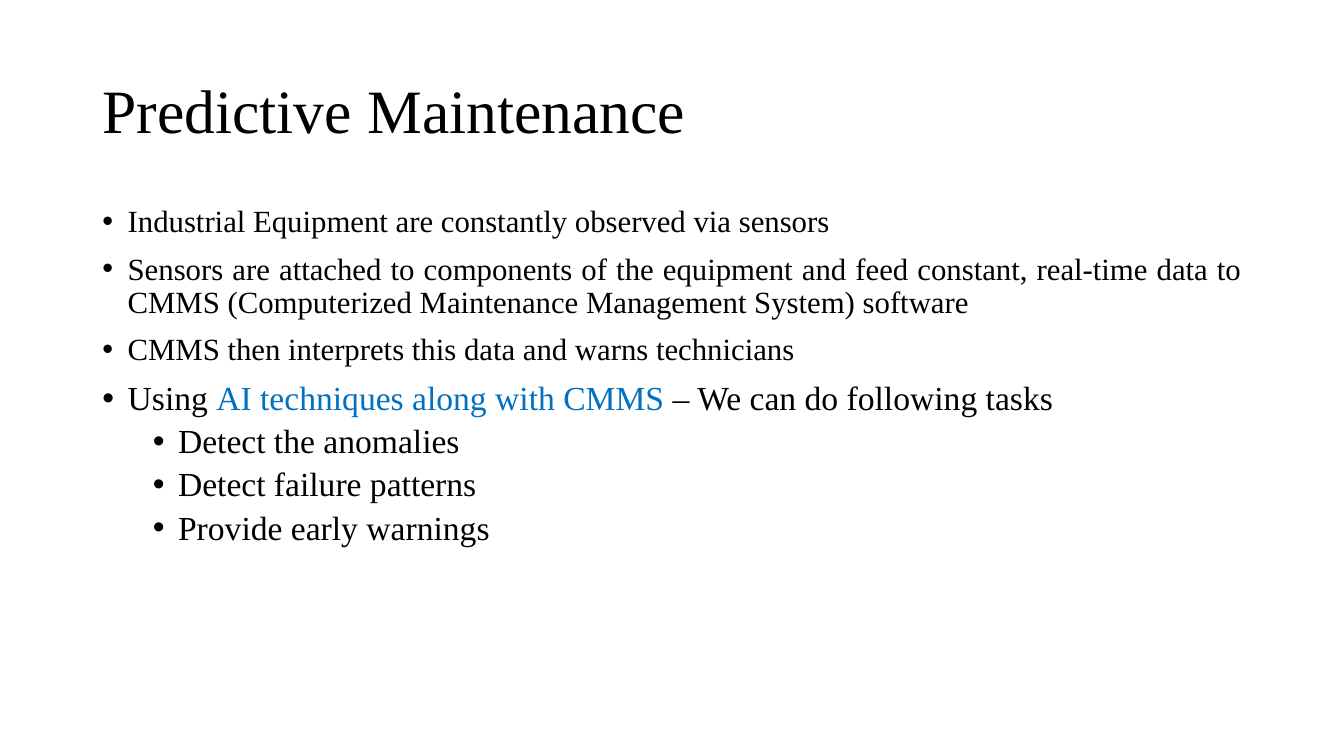
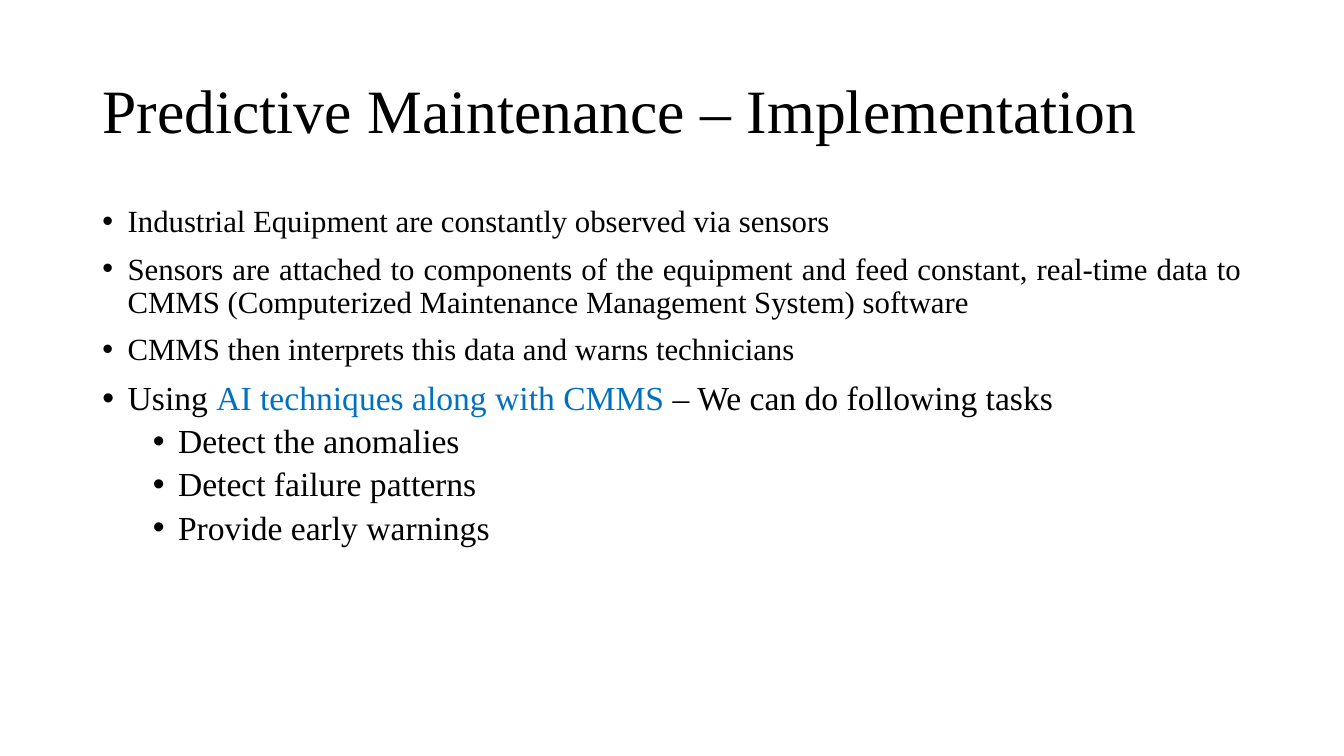
Before and after one commit to selvasundar93/Springboard_Capstone, a slide deck: slide 4 of Slide_Deck/Capstone Intro.pptx. Drawn at 1344x756 pixels with LibreOffice and Linux fonts; fonts in the diff are those of the drawing. Boxes give left, top, right and bottom in pixels: in the first picture for what was removed or moved away, otherwise in the second. Text is boxed around its words. In the diff, an @@ line names an element or a change of style, - is before the commit and + after.

```diff
--- a/Slide_Deck/Capstone Intro.pptx
+++ b/Slide_Deck/Capstone Intro.pptx
@@ title at [102,90,1137,144]: text changed @@
-Predictive Maintenance
+Predictive Maintenance – Implementation
```
Also in this commit, not shown: 3 other slides changed, 1 slide added, 8 other files.
